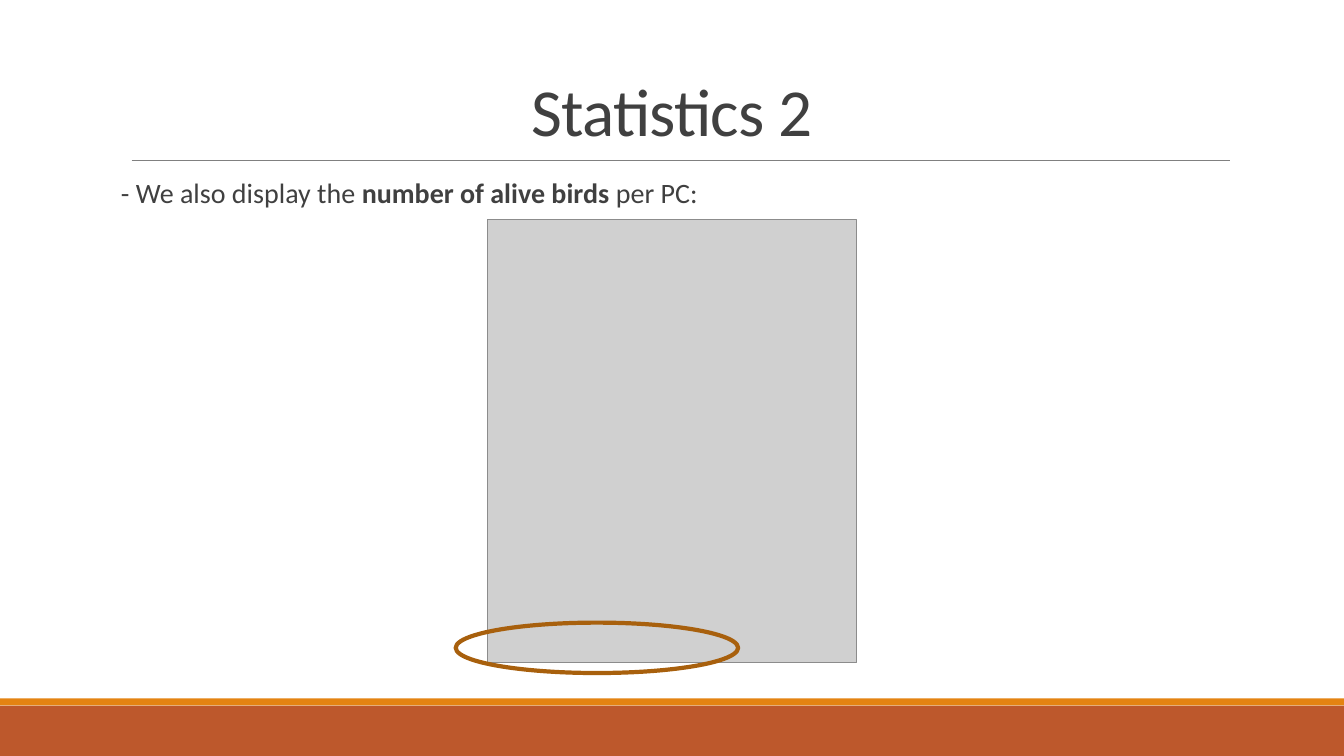
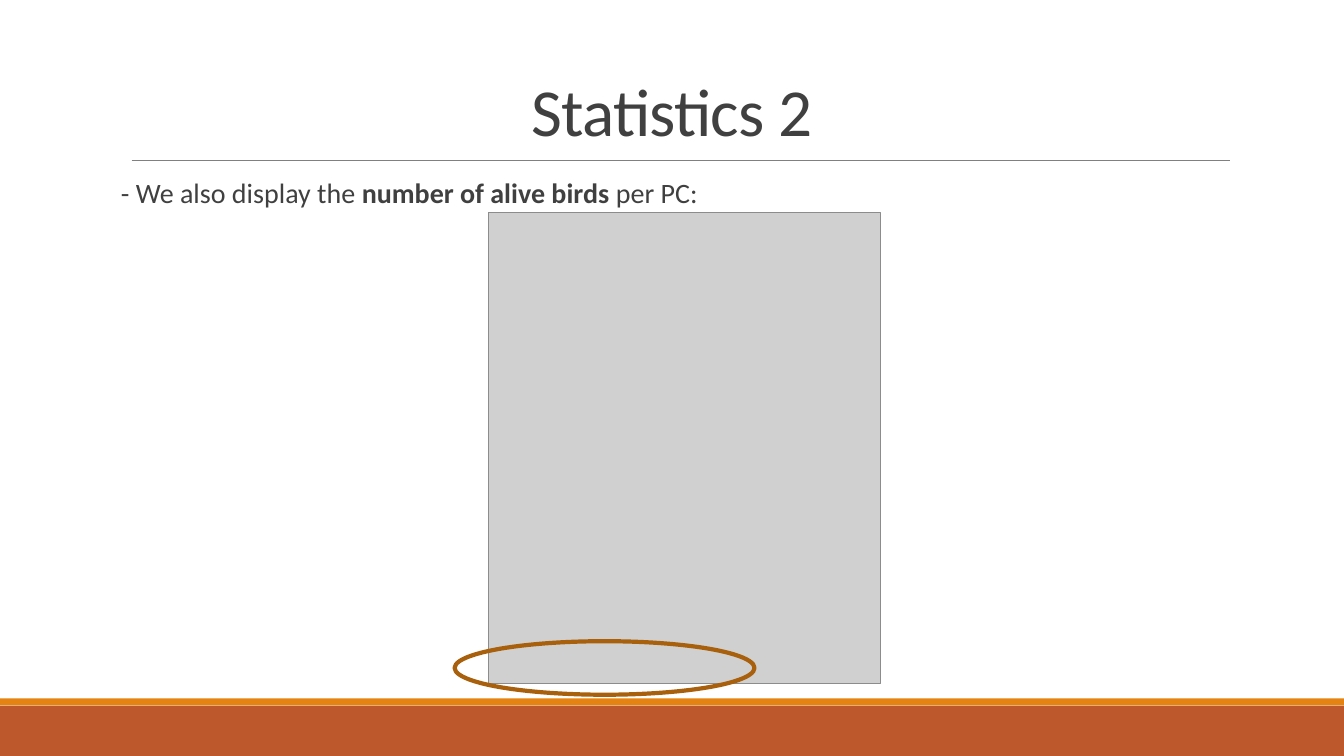
Before and after one commit to Tamir-Co/NeuroEvolutional-Dont-Touch-The-Spikes-with-Erlang, a slide deck: slide 10 of Reports/Final Project Presentation.pptx. Drawn at 1344x756 pixels with LibreOffice and Linux fonts; fonts in the diff are those of the drawing; grey boxes stand for pictures. Boxes give left, top, right and bottom in pixels: in the first picture for what was removed or moved away, otherwise in the second. Text is boxed around its words. In the diff, an @@ line names an element or a change of style, - is before the commit and + after.

```diff
--- a/Reports/Final Project Presentation.pptx
+++ b/Reports/Final Project Presentation.pptx
@@ picture: place and size @@
-picture at [488,220,857,663]
+picture at [488,213,880,684]
@@ ellipse: place and size @@
-ellipse at [456,623,738,674]
+ellipse at [455,641,755,695]
```
Also in this commit, not shown: 2 other slides changed, 1 other file.
